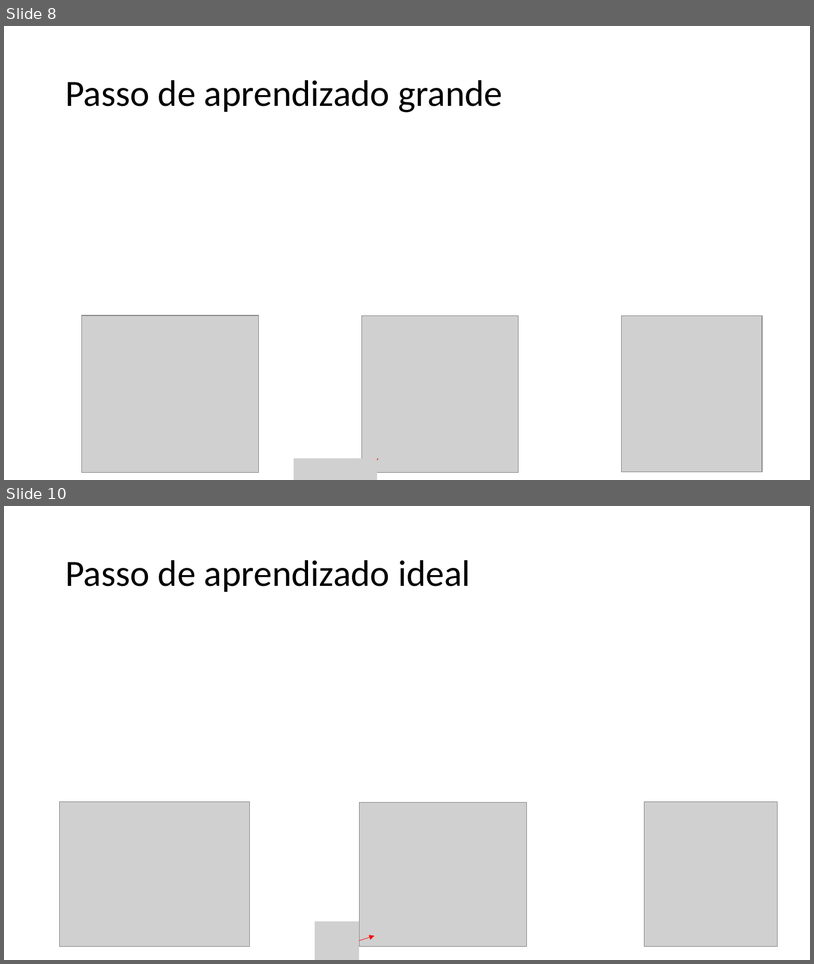
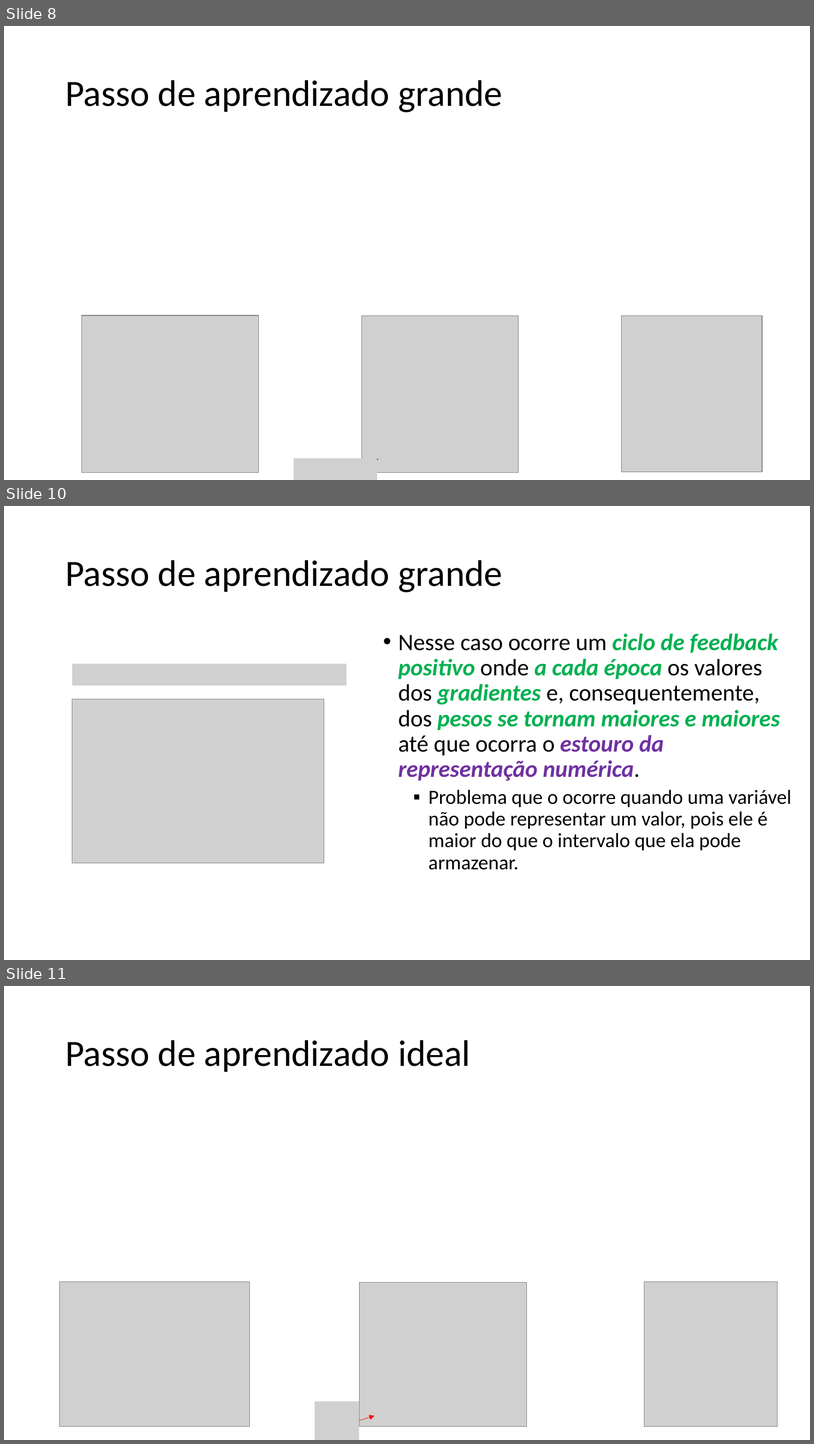
Before and after one commit to zz4fap/t319_aprendizado_de_maquina, a slide deck: slides/T319_Regressão_Linear (Parte III).pptx. Shown one above the other, each under a label of ours: slides 8 and 10 before the commit, slides 8, 10 and 11 after it; the slides between them are not shown. The pictures are 814x964 and 814x1444 pixels, drawn with LibreOffice and Linux fonts; fonts in the diff are those of the drawing; grey boxes stand for pictures. Boxes give left, top, right and bottom in pixels: in the first picture for what was removed or moved away, otherwise in the second. Text is boxed around its words. In the diff, an @@ line names an element or a change of style, - is before the commit and + after.

```diff
--- a/slides/T319_Regressão_Linear (Parte III).pptx
+++ b/slides/T319_Regressão_Linear (Parte III).pptx
@@ slide 10 added at <box>4,506,810,960</box>, background #FFFFFF @@
@@ title added at <box>65,560,503,592</box>, 44 pt, text #000000 @@
+Passo de aprendizado grande
@@ text added at <box>398,633,792,870</box>, 28 pt, text #000000 @@
+• Nesse caso ocorre um ciclo de feedback positivo onde a cada época os valores dos gradientes e, consequentemente, dos pesos se tornam maiores e maiores até que ocorra o estouro da representação numérica.
+  ▪ Problema que o ocorre quando uma variável não pode representar um valor, pois ele é maior do que o intervalo que ela pode armazenar.
@@ picture added at <box>72,664,347,685</box> @@
@@ picture added at <box>72,699,324,863</box> @@
@@ what was slide 10 is now slide 11 @@
```
Also in this commit, not shown: 1 slide changed, 11 other slides added, 3 slides removed, 6 other files.
